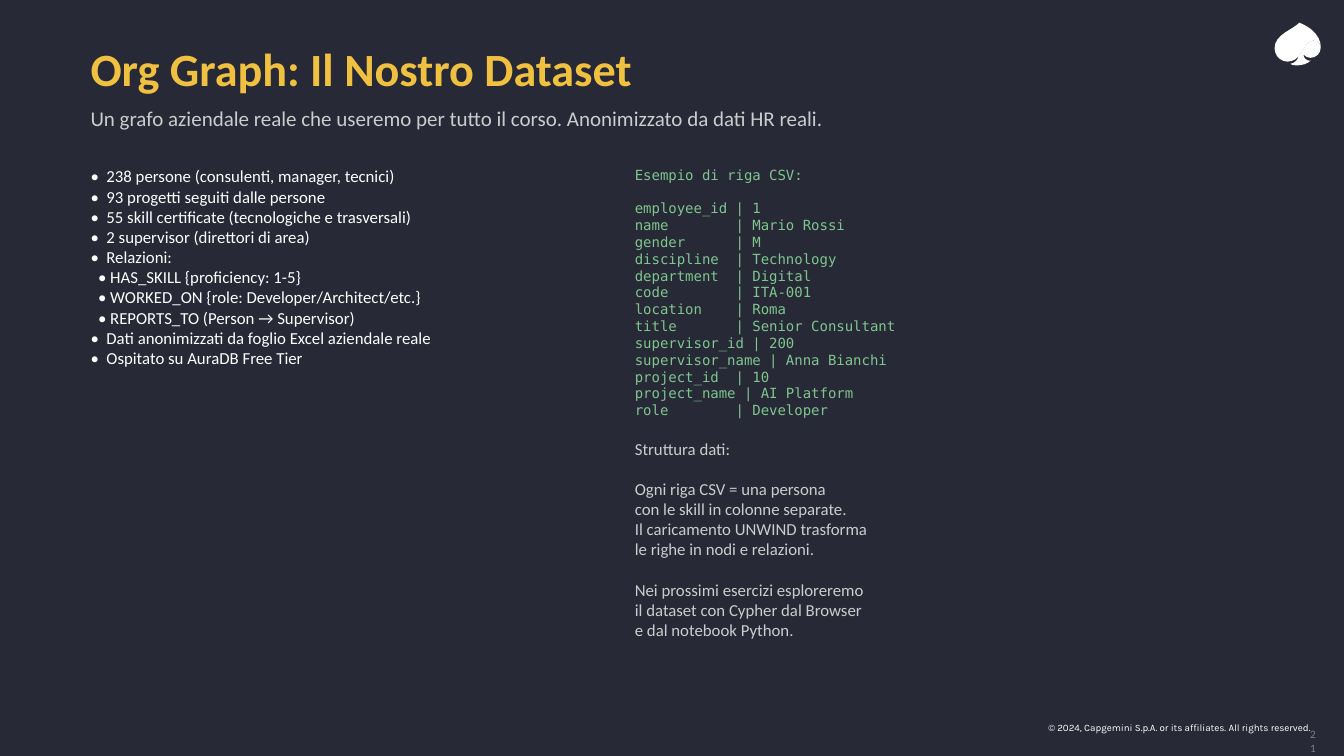
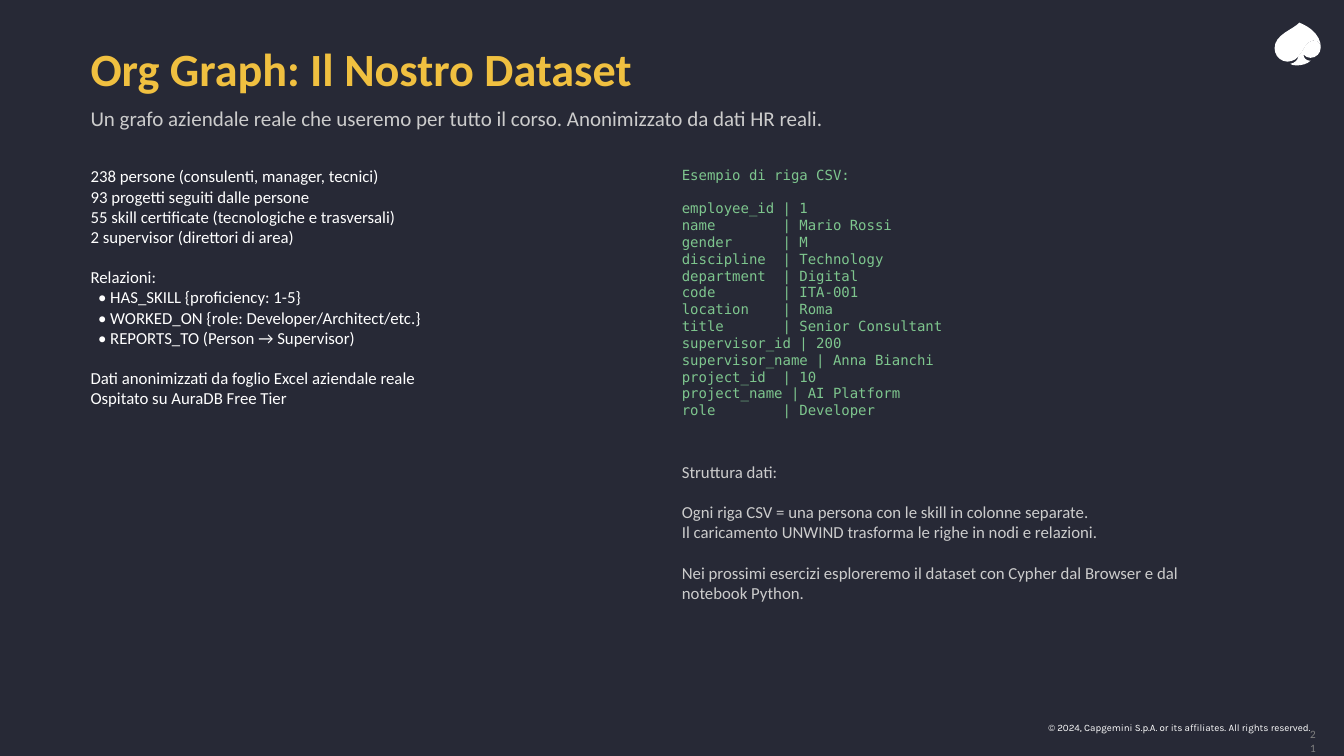
Before and after one commit to leobcc/neo4j-training-course-material, a slide deck: slide 21 of slides/session-01/session-01.pptx. Drawn at 1344x756 pixels with LibreOffice and Linux fonts; fonts in the diff are those of the drawing. Boxes give left, top, right and bottom in pixels: in the first picture for what was removed or moved away, otherwise in the second. Text is boxed around its words. In the diff, an @@ line names an element or a change of style, - is before the commit and + after.

```diff
--- a/slides/session-01/session-01.pptx
+++ b/slides/session-01/session-01.pptx
@@ text at [91,170,395,283]: text changed @@
-• 238 persone (consulenti, manager, tecnici)
-• 93 progetti seguiti dalle persone
-• 55 skill certificate (tecnologiche e trasversali)
-• 2 supervisor (direttori di area)
-• Relazioni:
+238 persone (consulenti, manager, tecnici)
+93 progetti seguiti dalle persone
+55 skill certificate (tecnologiche e trasversali)
+2 supervisor (direttori di area)
+Relazioni:
@@ text "Esempio di riga CSV: employee_id ...": place and size @@
-text "Esempio di riga CSV: employee_id ..." at [635,169,895,418]
+text "Esempio di riga CSV: employee_id ..." at [682,169,942,418]
@@ text at [91,372,415,407]: text changed @@
-• Dati anonimizzati da foglio Excel aziendale reale
-• Ospitato su AuraDB Free Tier
+Dati anonimizzati da foglio Excel aziendale reale
+Ospitato su AuraDB Free Tier
@@ text "Struttura dati: Ogni riga CSV ..." rewrapped from [635,443,867,639] to [682,466,1178,602] @@
```
Also in this commit, not shown: 15 other slides changed.
